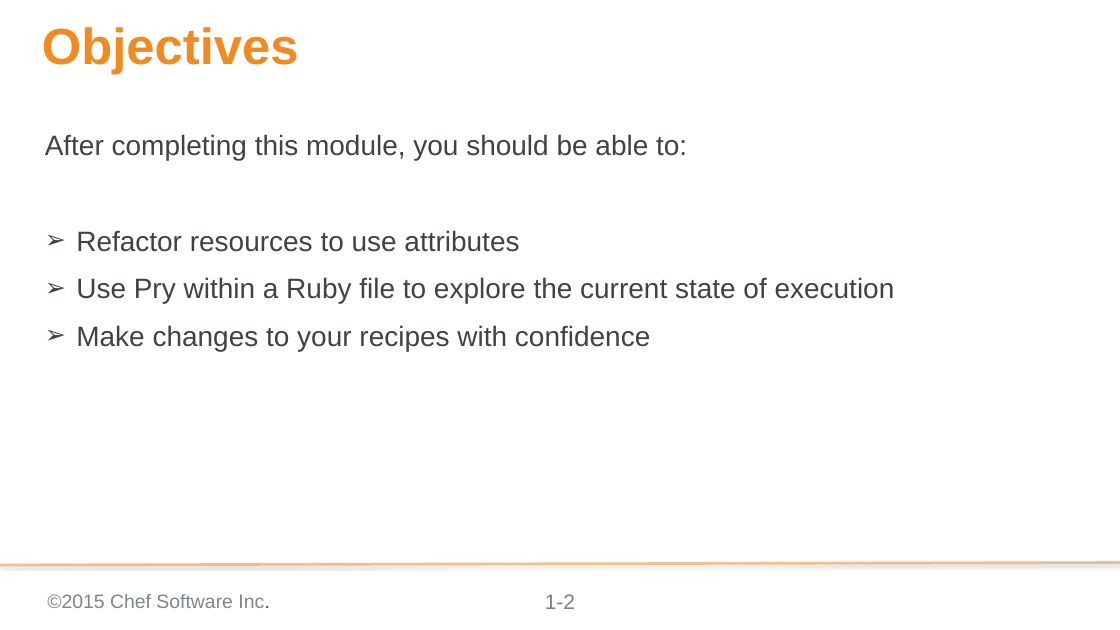
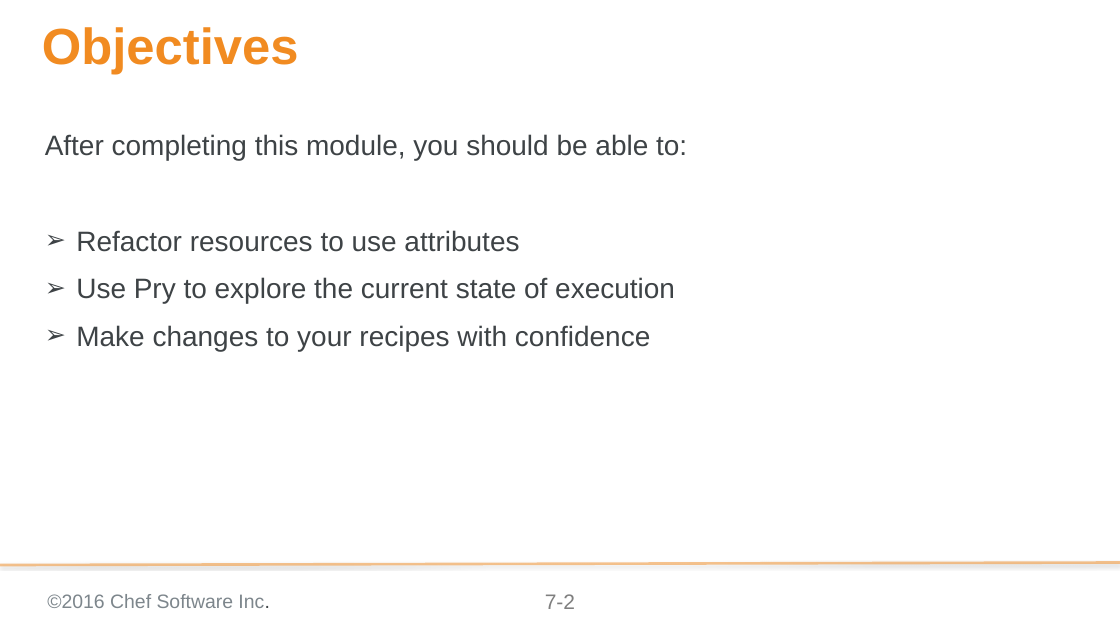
Before and after one commit to chef-training/test_driven_cookbook_development, a slide deck: slide 2 of 07-refactoring_to_attributes.pptx. Drawn at 1120x630 pixels with LibreOffice and Linux fonts; fonts in the diff are those of the drawing; background and template pictures are left out. Boxes give left, top, right and bottom in pixels: in the first picture for what was removed or moved away, otherwise in the second. Text is boxed around its words. In the diff, an @@ line names an element or a change of style, - is before the commit and + after.

```diff
--- a/07-refactoring_to_attributes.pptx
+++ b/07-refactoring_to_attributes.pptx
@@ text at [76,277,675,303]: text changed @@
-➢ Use Pry within a Ruby file to explore the current state of execution
+➢ Use Pry to explore the current state of execution
@@ text at [47,594,269,608]: text changed @@
-©2015 Chef Software Inc.
+©2016 Chef Software Inc.
@@ page number at [545,594,575,609]: text changed @@
-1-2
+7-2
```
Also in this commit, not shown: 32 other slides changed, 11 slides added.
